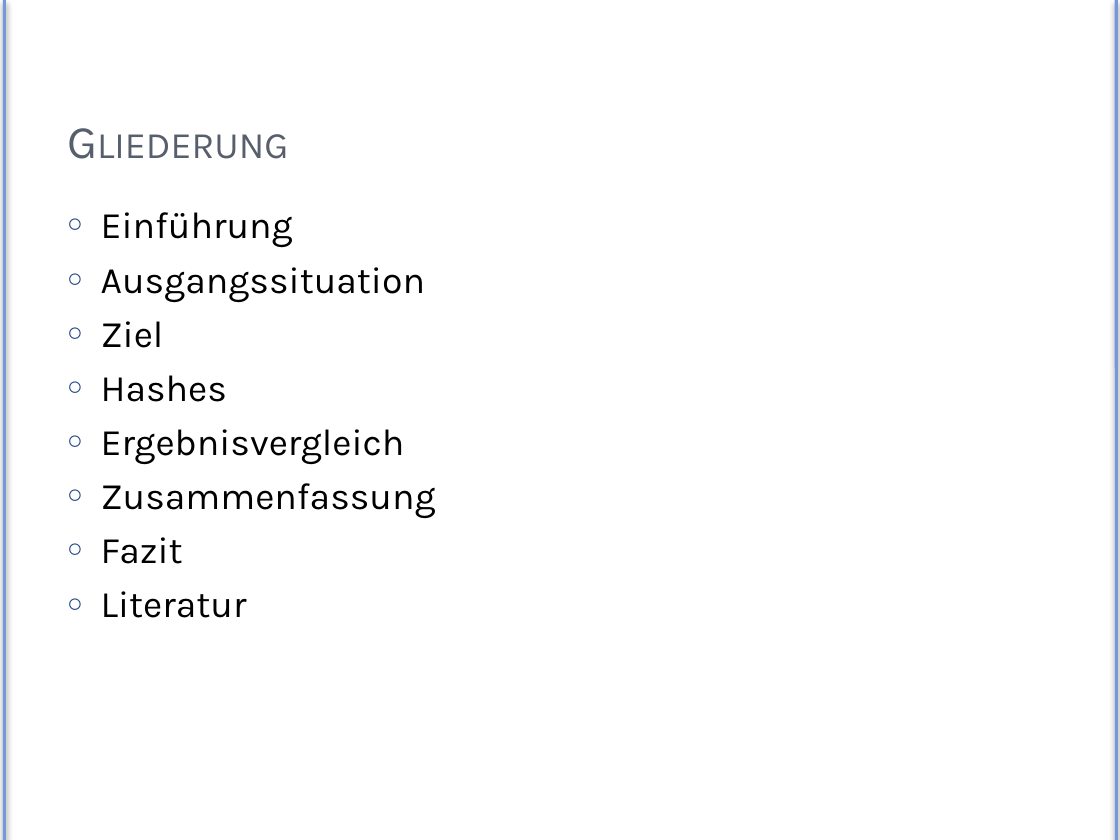
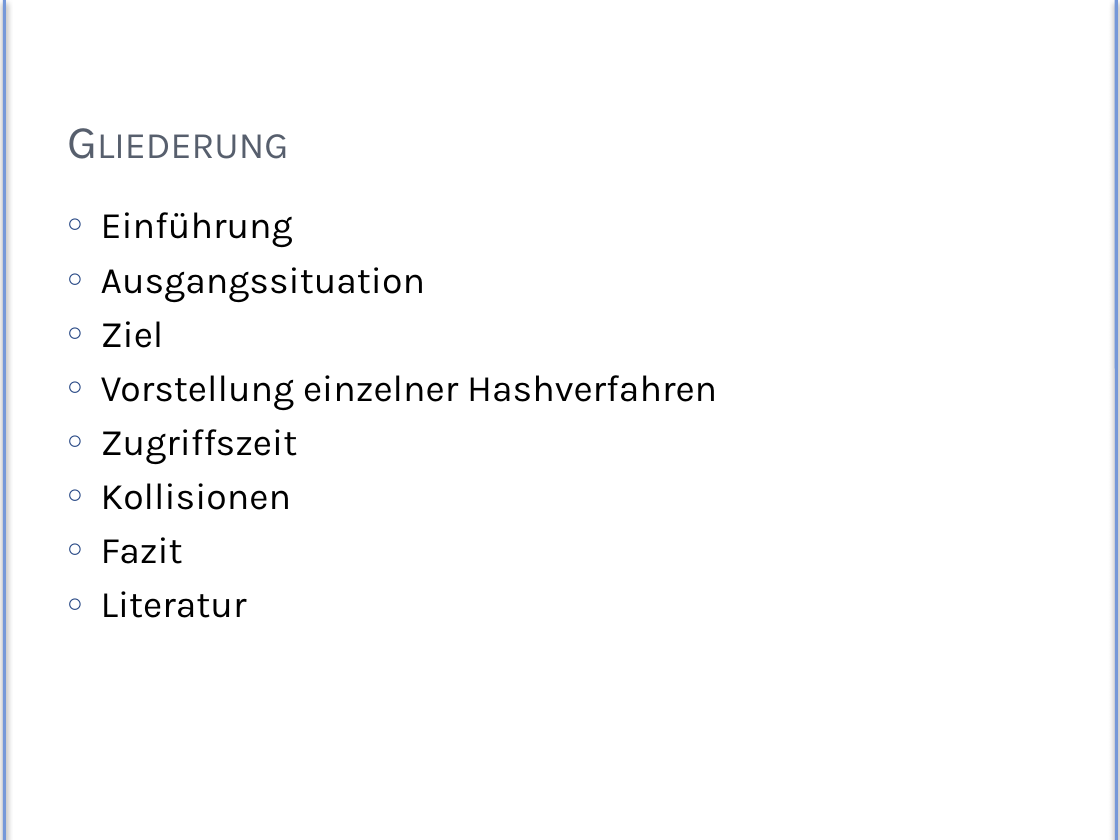
Before and after one commit to Exa-THM/HashTesting, a slide deck: slide 3 of Presentation/exa-hashes.pptx. Drawn at 1120x840 pixels with LibreOffice and Linux fonts; fonts in the diff are those of the drawing. Boxes give left, top, right and bottom in pixels: in the first picture for what was removed or moved away, otherwise in the second. Text is boxed around its words. In the diff, an @@ line names an element or a change of style, - is before the commit and + after.

Commit message:
Vorläufige Präsentation + Tabelle | Testergebnisse mit den neuen Hashes | alte Testergebnisse ausgelagert

```diff
--- a/Presentation/exa-hashes.pptx
+++ b/Presentation/exa-hashes.pptx
@@ text at [101,375,717,510]: text changed @@
-○ Hashes
-○ Ergebnisvergleich
-○ Zusammenfassung
+○ Vorstellung einzelner Hashverfahren
+○ Zugriffszeit
+○ Kollisionen
```
Also in this commit, not shown: 11 other slides changed, 1 slide removed, 51 other files.
